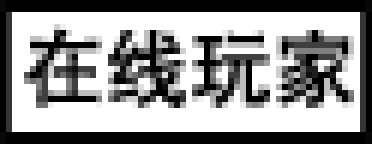
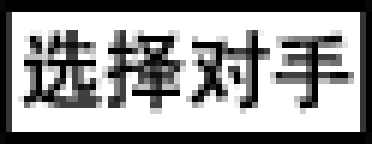
Before/after of a 372 × 144 layered artwork. What changed in the layer stack:
removed layer "在线玩家" over [24, 24, 354, 108]
added layer "选择对手" above "确定修改 copy" over [18, 30, 354, 114]
